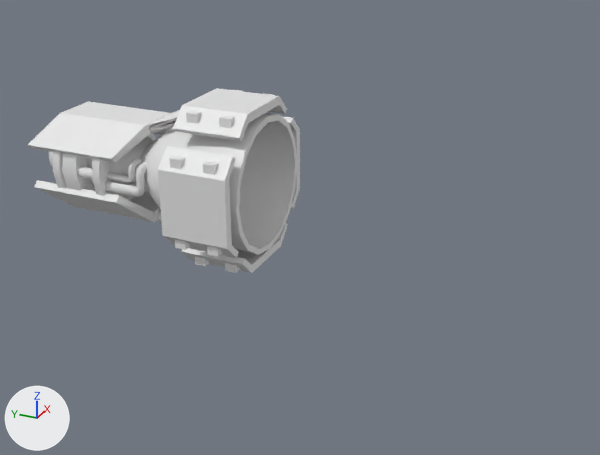
An edit to the OBJ model src/main/resources/assets/hbm/models/machines/htr3.obj, drawn before and after from the same camera.
Before and after are seen from a 50 mm lens placed at (-29.3, -19.9, 16.5), pointed at (-0.1, -6.7, 1.9). Lighting does not change. The marker at lower left points along +X, +Y and +Z. Where no turn or scale is listed for an object, it has been applied to the vertices.

Objects in the first picture: 'Center', 'Center.001', 'Cover', 'Cover.001', 'Engine.001', 'Piston.001', 'ShroudH', 'ShroudV'.
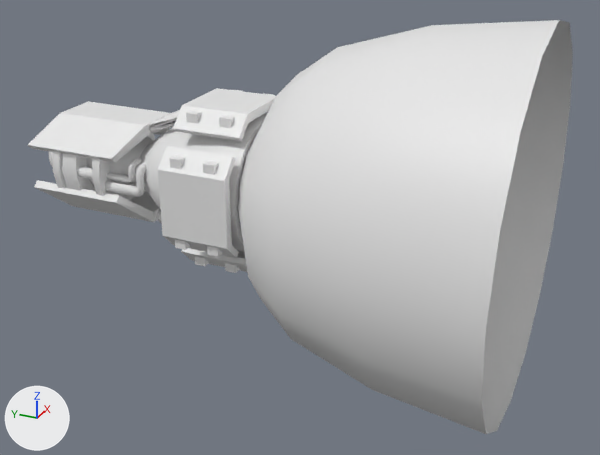
Patch to the scene script:
```diff
--- a/src/main/resources/assets/hbm/models/machines/htr3.obj.py
+++ b/src/main/resources/assets/hbm/models/machines/htr3.obj.py
@@ me_exhaustvacuum @@
+me_exhaustvacuum.from_pydata(...)  # 81 vertices, 144 faces; spans x -7.7..7.7, y -16.2..-3.2, z -4.2..11.2
@@ ob_exhaustvacuum @@
+ob_exhaustvacuum = bpy.data.objects.new('ExhaustVacuum', me_exhaustvacuum)
+ob_exhaustvacuum.location = (0.0, 0.0, 0.0)
```

Pixel boxes (x1, y1, x2, y2) of what changed, in the pictures (600 x 455 px):
'ExhaustVacuum', added: after (237, 20, 573, 434)
'Engine.001', unchanged, covered by the edit: before (140, 113, 297, 255); after (140, 113, 267, 253)
'Center', unchanged, uncovered by the edit: before (105, 162, 146, 197); after (49, 134, 155, 200)
'Center.001', unchanged, covered by the edit: before (49, 134, 155, 200)
